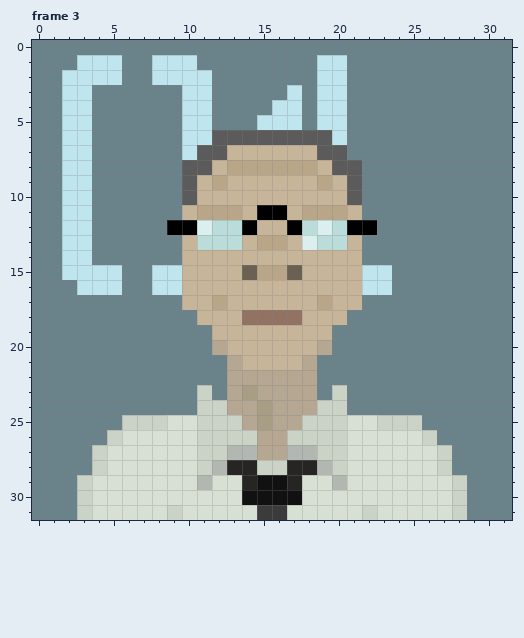
One commit to this pixel-art file: Resources/Sprites/Chars.ase. The picture above is the old version.
32x32 pixels, 4 frames. Colours within 5 levels of each other are drawn and written as one. Shown: frame 3. The commit also changed other frames, which this record leaves out.
The same view after the edit:
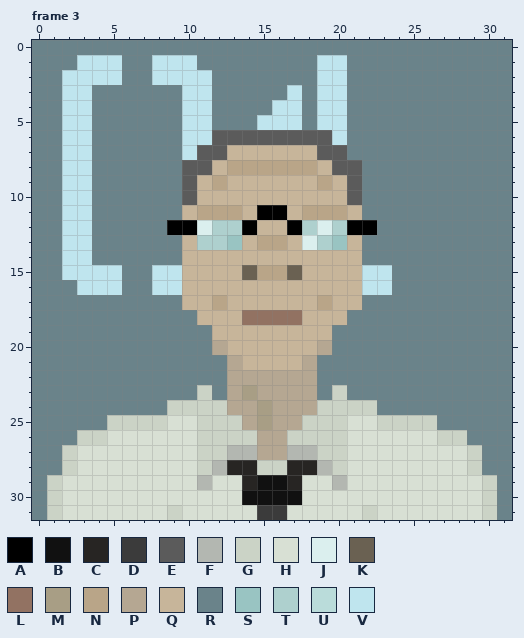
Palette (. is transparent): A #000000  B #111111  C #272523  D #3b3b3b  E #5b5b5b  F #b3b7b1  G #cbd3c6  H #d8e0d4  J #dbefee  K #6a6152  L #927262  M #a89e85  N #b9a588  P #b5a792  Q #c7b59a  R #6a838a  S #99c4c2  T #aed0ce  U #badcda  V #bfe5ee
What changed:
Frame 3, layer "Layer":
y 12: x 12..13 UU -> TT; x 18 U -> T; x 20 U -> T
y 13: x 11..13 UUU -> TTS; x 19..20 UU -> TS
y 24: x 9..10 RR -> GG; x 21..22 RR -> GG
y 25: x 5 R -> G; x 26 R -> G
y 26: x 3..5 RRG -> GGH; x 26..28 GRR -> HGG
y 27..28: x 2..4 RRG -> GHH; x 27..29 GRR -> HHG
y 29..31: x 1..3 RRG -> GHH; x 28..30 GRR -> HHG
Changed places in both pictures, as pixel boxes (x1, y1, x2, y2):
changed: (197, 220, 242, 250)
changed: (302, 220, 347, 250)
changed: (167, 400, 197, 415)
changed: (347, 400, 497, 520)
changed: (47, 415, 122, 520)
